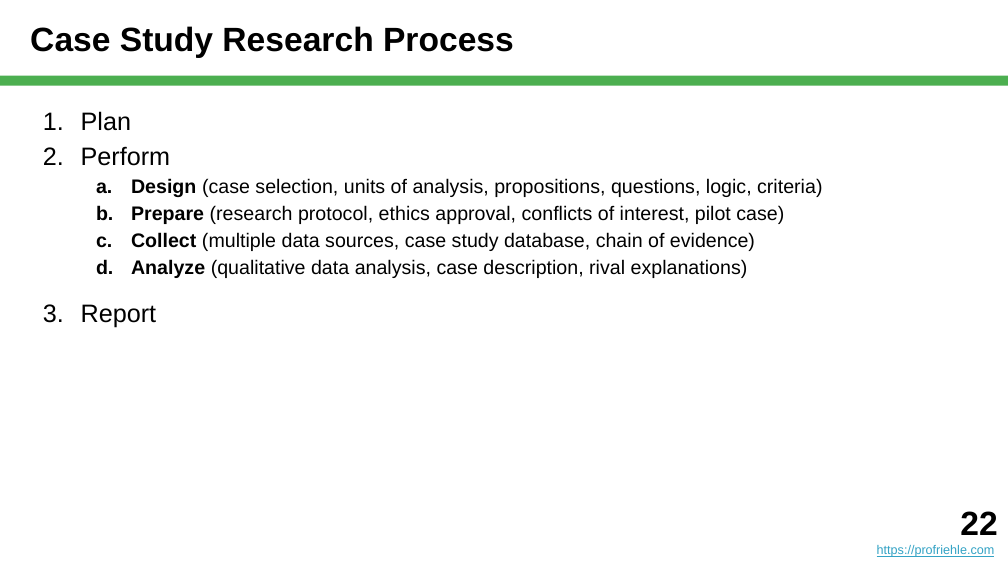
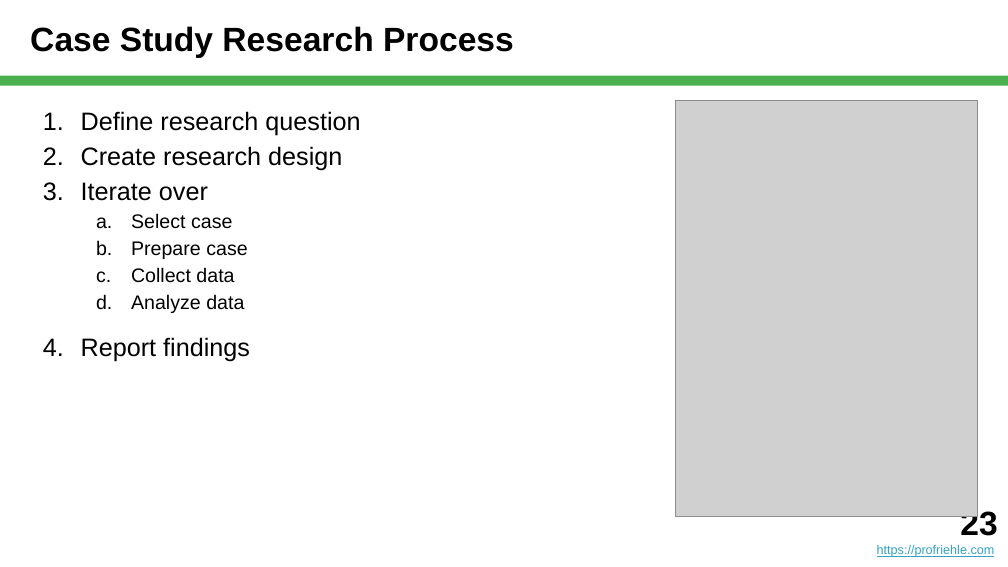
Before and after one commit to dirkriehle/nyt-course, a slide deck: slide 23 of Lecture slides/NYT C01 - Theory Building.pptx (slide 22 before the commit). Drawn at 1008x567 pixels with LibreOffice and Linux fonts; fonts in the diff are those of the drawing; grey boxes stand for pictures. Boxes give left, top, right and bottom in pixels: in the first picture for what was removed or moved away, otherwise in the second. Text is boxed around its words. In the diff, an @@ line names an element or a change of style, - is before the commit and + after.

```diff
--- a/Lecture slides/NYT C01 - Theory Building.pptx
+++ b/Lecture slides/NYT C01 - Theory Building.pptx
@@ text at [81,111,360,362]: text changed; size 14 to 18 pt @@
-1. Plan
-2. Perform
-  a. Design (case selection, units of analysis, propositions, questions, logic, criteria)
-  b. Prepare (research protocol, ethics approval, conflicts of interest, pilot case)
-  c. Collect (multiple data sources, case study database, chain of evidence)
-  d. Analyze (qualitative data analysis, case description, rival explanations)
-3. Report
+1. Define research question
+2. Create research design
+3. Iterate over
+  a. Select case
+  b. Prepare case
+  c. Collect data
+  d. Analyze data
+4. Report findings
@@ picture added at [675,101,978,517] @@
@@ text at [960,508,997,536]: text changed @@
-22
+23
```
Also in this commit, not shown: 4 other slides changed, 1 slide added, 14 other files.
